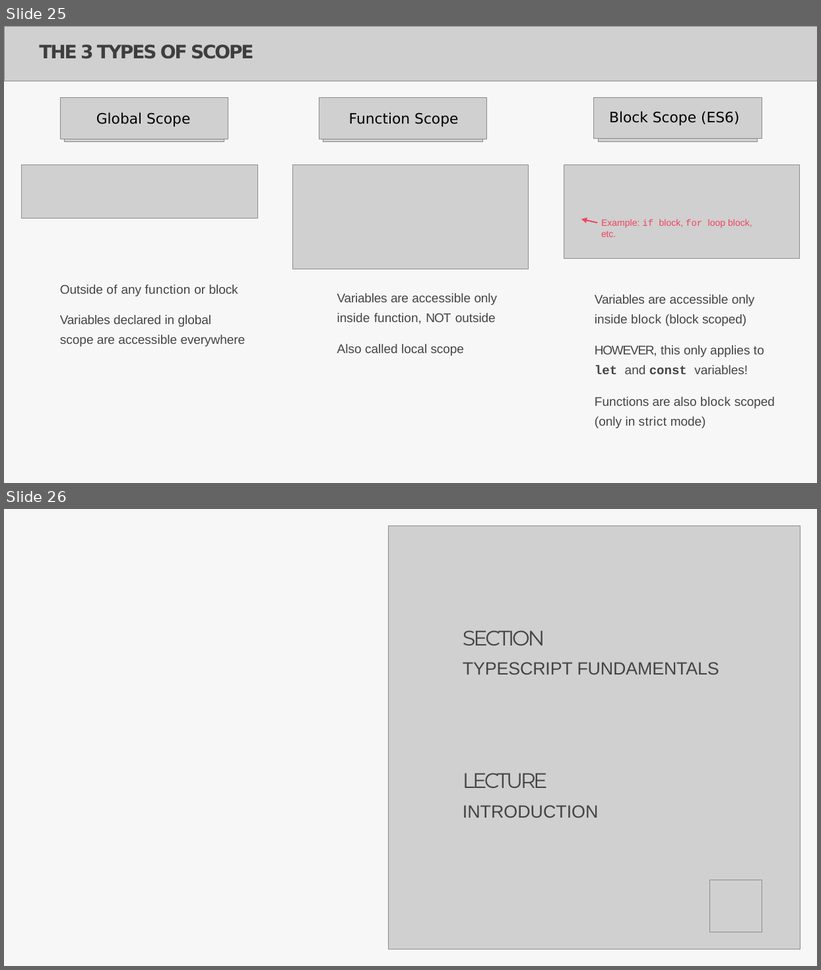
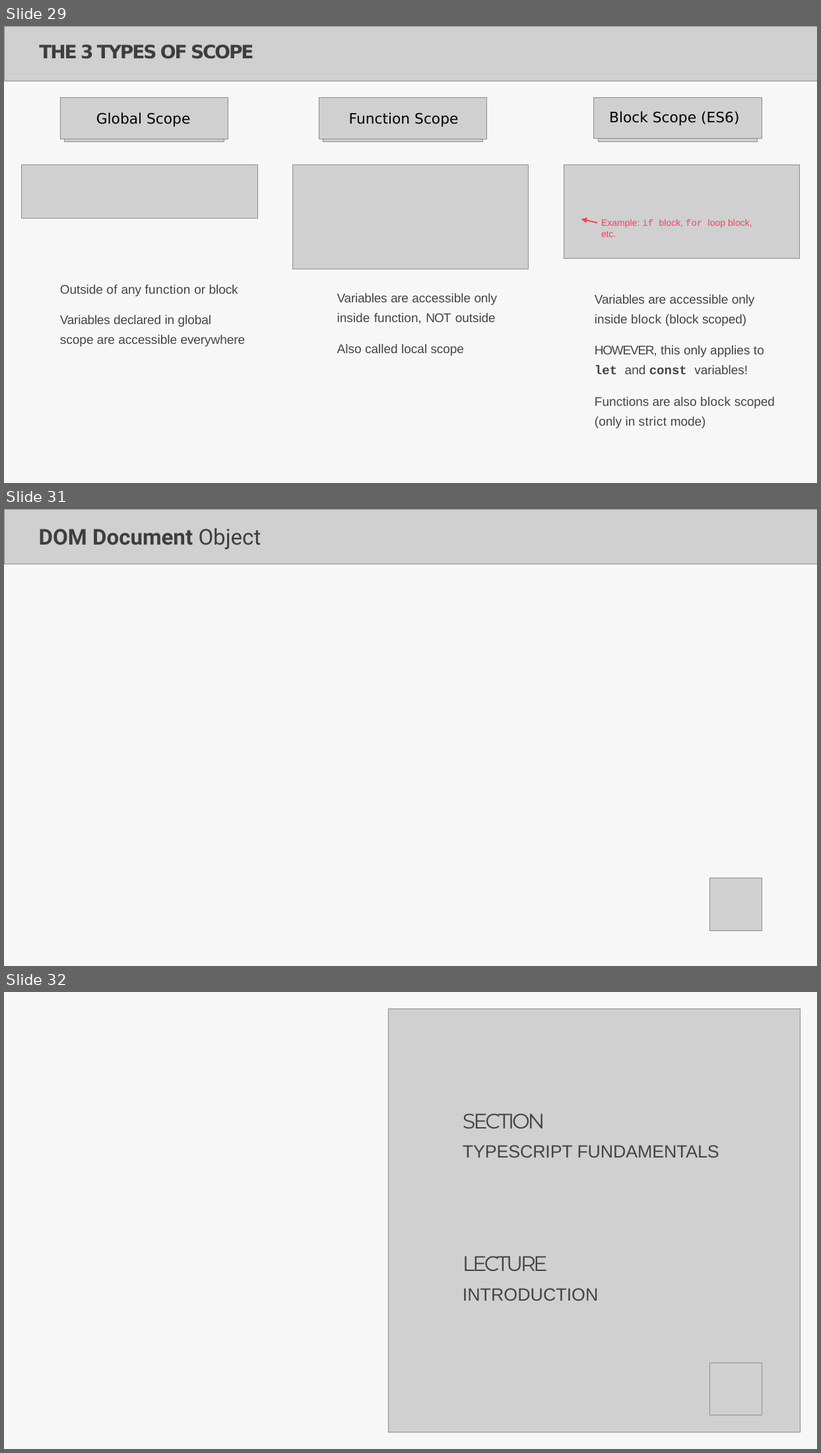
Before and after one commit to Aravindanchellam/UI-UX-Resources, a slide deck: Lecture_JS_TS.pptx. Shown one above the other, each under a label of ours: slides 25 and 26 before the commit, slides 29, 31 and 32 after it; the slides between them are not shown. The pictures are 821x970 and 821x1453 pixels, drawn with LibreOffice and Linux fonts; fonts in the diff are those of the drawing; grey boxes stand for pictures. Boxes give left, top, right and bottom in pixels: in the first picture for what was removed or moved away, otherwise in the second. Text is boxed around its words. In the diff, an @@ line names an element or a change of style, - is before the commit and + after.

```diff
--- a/Lecture_JS_TS.pptx
+++ b/Lecture_JS_TS.pptx
@@ slide 31 added at [4,509,817,966], background #FFFFFF; not listed: 1 template element that a slide beside it also shows @@
@@ picture added at [4,509,817,564] @@
@@ title added at [39,528,261,549], 42.5 pt, text #3E3E3E, bold @@
+DOM Document Object
@@ picture added at [710,879,762,931] @@
@@ what was slide 25 is now slide 29 @@
@@ what was slide 26 is now slide 32 @@
```
Also in this commit, not shown: 2 slides changed, 6 other slides added, 1 other file.
